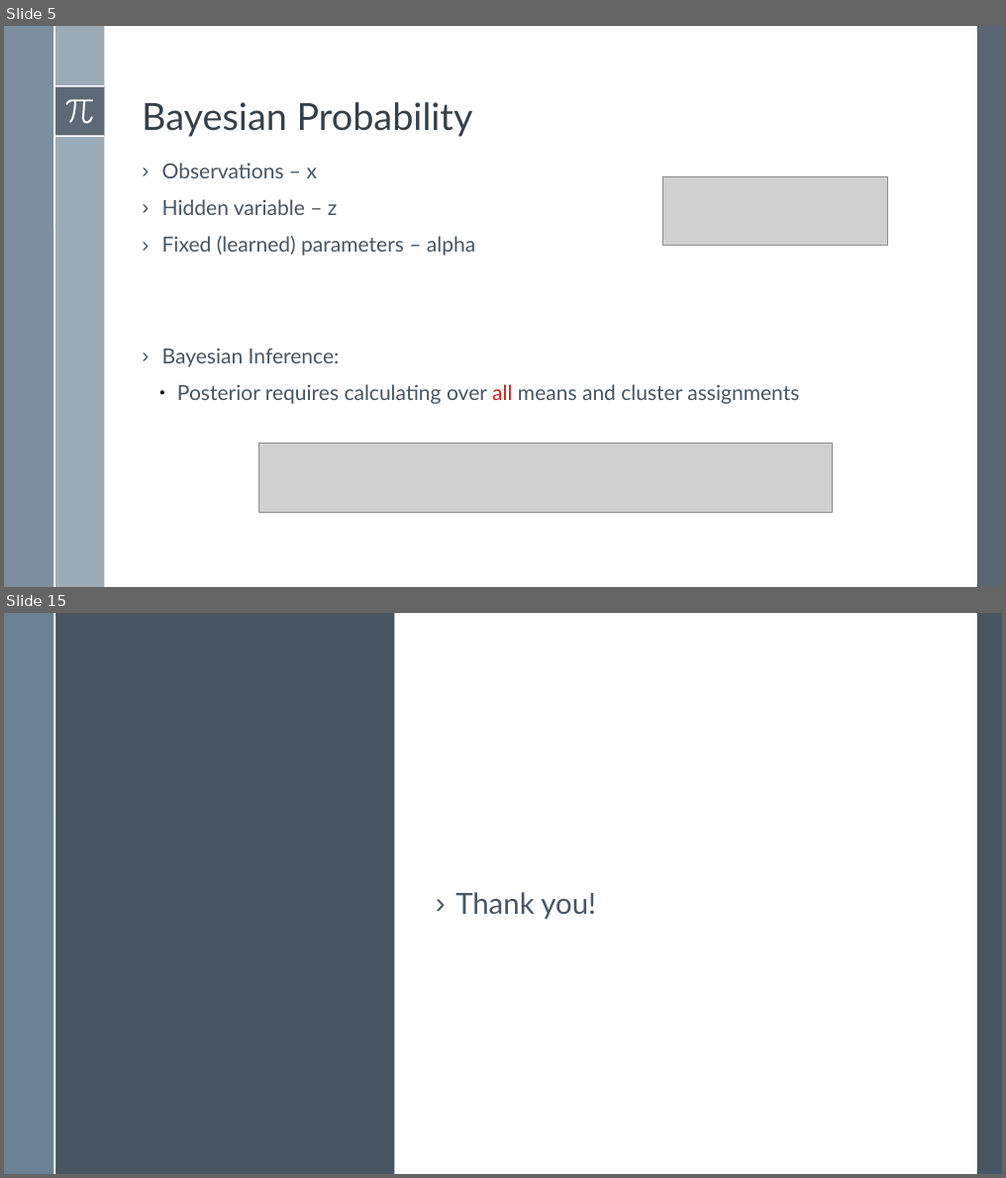
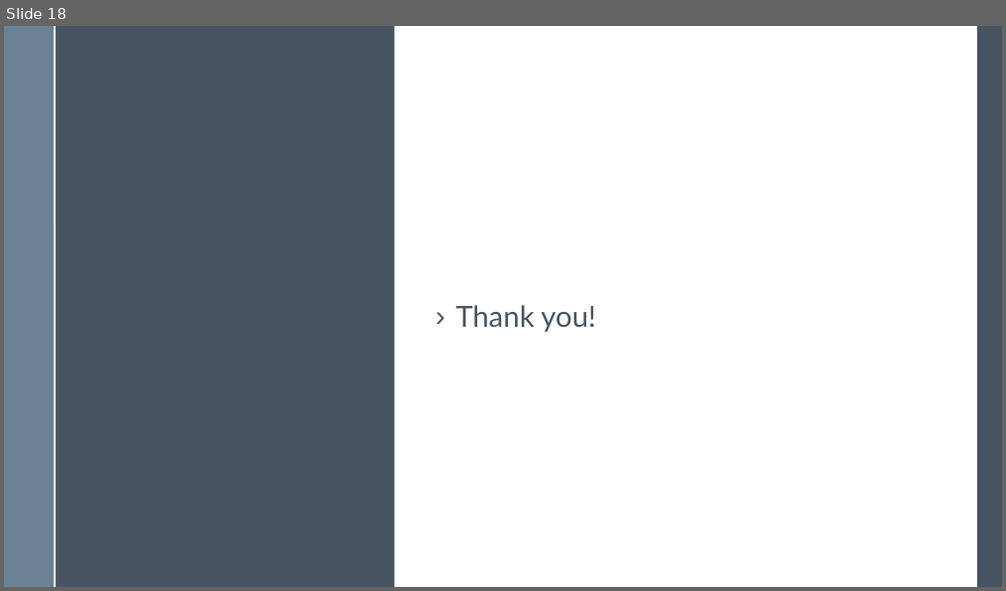
Before and after one commit to BardiaMojra/presentations, a slide deck: task_aware_variational_adversarial_active_learning/presentation.odp. Shown one above the other, each under a label of ours: slides 5 and 15 before the commit, slide 18 after it; the slides between them are not shown. The pictures are 1006x1178 and 1006x591 pixels, drawn with LibreOffice and Linux fonts; fonts in the diff are those of the drawing; grey boxes stand for pictures. Boxes give left, top, right and bottom in pixels: in the first picture for what was removed or moved away, otherwise in the second. Text is boxed around its words. In the diff, an @@ line names an element or a change of style, - is before the commit and + after.

```diff
--- a/task_aware_variational_adversarial_active_learning/presentation.odp
+++ b/task_aware_variational_adversarial_active_learning/presentation.odp
@@ slide 5 removed at <box>4,26,1002,587</box>, background #FFFFFF; not listed: 6 template elements that a slide beside it also shows @@
@@ rectangle removed at <box>977,26,1002,587</box> @@
@@ freeform shape removed at <box>66,99,94,123</box> @@
@@ text removed at <box>142,102,473,137</box> @@
-Bayesian Probability
@@ text removed at <box>162,163,799,404</box> @@
-› Observations – x
-› Hidden variable – z
-› Fixed (learned) parameters – alpha
-› Bayesian Inference:
-  ● Posterior requires calculating over all means and cluster assignments
@@ picture removed at <box>662,177,887,245</box> @@
@@ picture removed at <box>258,444,832,513</box> @@
@@ what was slide 15 is now slide 18 @@
```
Also in this commit, not shown: 17 slides added, 13 other slides removed, 34 other files.
